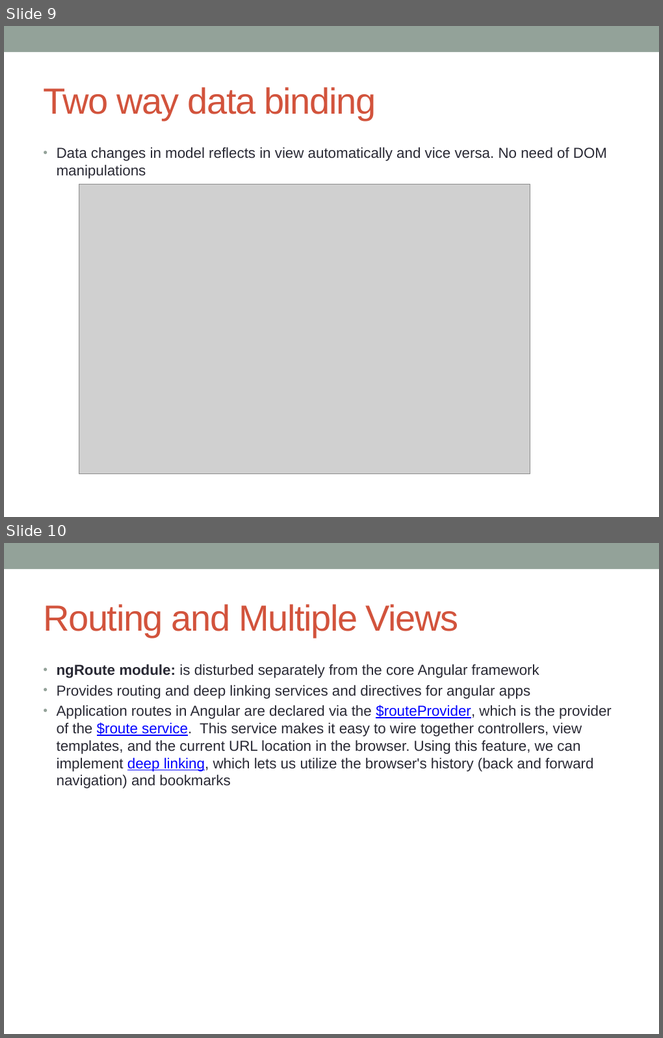
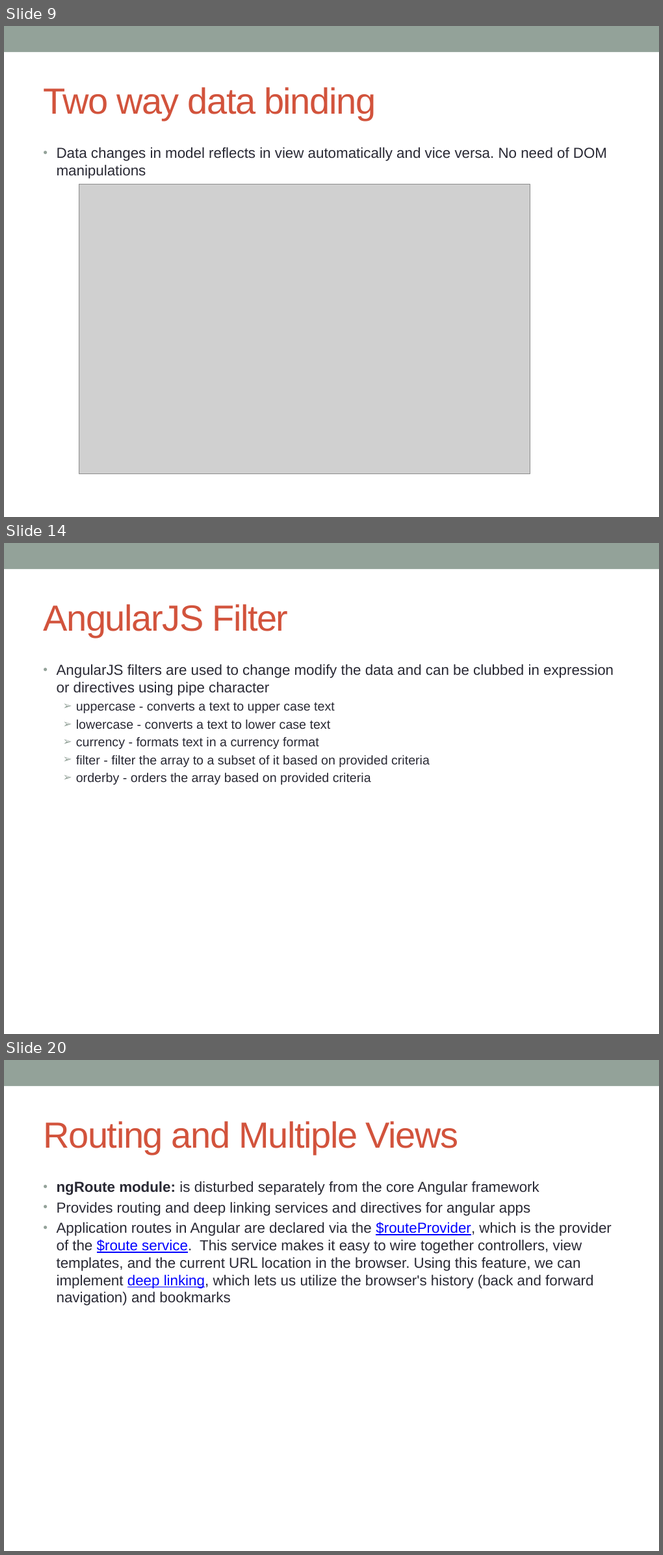
Before and after one commit to notionquest/ProjectDocumentation, a slide deck: AngularJS.pptx. Shown one above the other, each under a label of ours: slides 9 and 10 before the commit, slides 9, 14 and 20 after it; the slides between them are not shown. The pictures are 663x1038 and 663x1555 pixels, drawn with LibreOffice and Linux fonts; fonts in the diff are those of the drawing; grey boxes stand for pictures. Boxes give left, top, right and bottom in pixels: in the first picture for what was removed or moved away, otherwise in the second. Text is boxed around its words. In the diff, an @@ line names an element or a change of style, - is before the commit and + after.

Commit message:
AngularJS added more contents

```diff
--- a/AngularJS.pptx
+++ b/AngularJS.pptx
@@ slide 14 added at [4, 543, 659, 1034], background #FFFFFF; not listed: 1 template element that a slide beside it also shows @@
@@ title added at [43, 604, 288, 637], 40 pt, text #D2533C @@
+AngularJS Filter
@@ text added at [57, 664, 614, 785], 14 pt, text #292934 @@
+• AngularJS filters are used to change modify the data and can be clubbed in expression or directives using pipe character
+  ➢ uppercase - converts a text to upper case text
+  ➢ lowercase - converts a text to lower case text
+  ➢ currency - formats text in a currency format
+  ➢ filter - filter the array to a subset of it based on provided criteria
+  ➢ orderby - orders the array based on provided criteria
@@ what was slide 10 is now slide 20 @@
```
Also in this commit, not shown: 2 slides changed, 11 other slides added.
